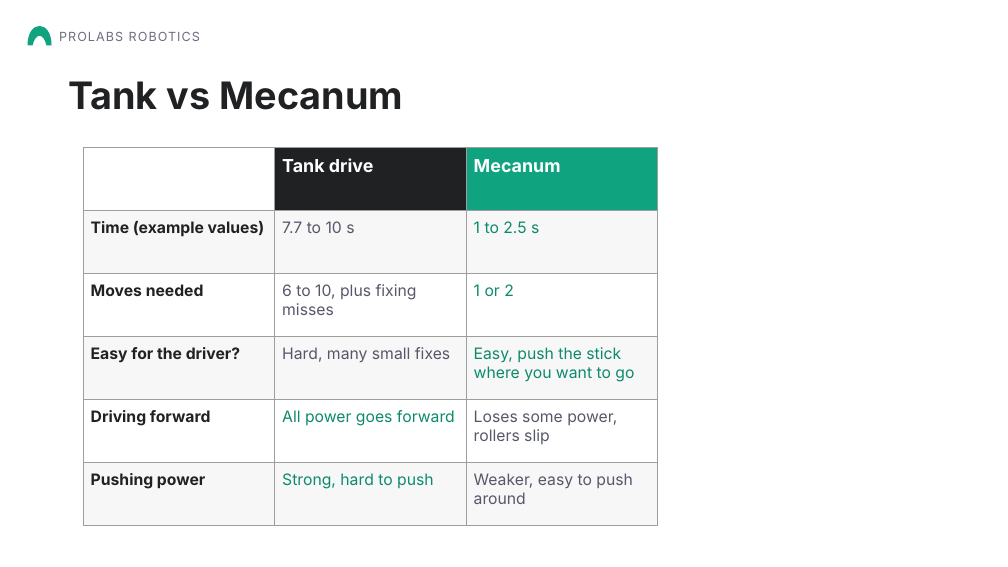
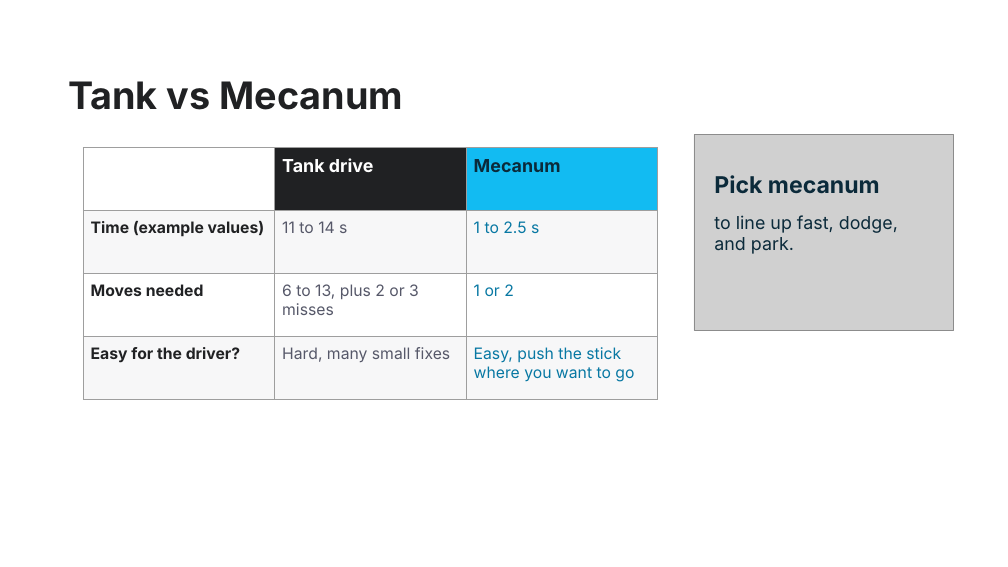
Before and after one commit to Aarav-111/FTC-Bangalore-Resources, a slide deck: slide 10 of 02-Chassis/Mecanum Wheels Presentation.pptx. Drawn at 1008x567 pixels with LibreOffice and Linux fonts; fonts in the diff are those of the drawing; grey boxes stand for pictures; background and template pictures are left out. Boxes give left, top, right and bottom in pixels: in the first picture for what was removed or moved away, otherwise in the second. Text is boxed around its words. In the diff, an @@ line names an element or a change of style, - is before the commit and + after.

Commit message:
Mecanum presentation: tank drive fails 2-3 times, light blue theme, Thank You page with QR codes, remove Prolabs Robotics

```diff
--- a/02-Chassis/Mecanum Wheels Presentation.pptx
+++ b/02-Chassis/Mecanum Wheels Presentation.pptx
@@ freeform shape removed at [27,27,51,45] @@
@@ text removed at [59,32,200,41] @@
-PROLABS ROBOTICS
@@ table at [83,147,657,395] @@
-row 2, column 2: 7.7 to 10 s
+row 2, column 2: 11 to 14 s
-row 3, column 2: 6 to 10, plus fixing misses
+row 3, column 2: 6 to 13, plus 2 or 3 misses
-row 5: Driving forward | All power goes forward | Loses some power, rollers slip
-row 6: Pushing power | Strong, hard to push | Weaker, easy to push around
@@ picture added at [694,135,954,330] @@
@@ text "Pick mecanum" at [714,175,880,194]: text colour #FFFFFF to #0B2A3A @@
@@ text "to line up fast, dodge, ..." at [714,215,898,254]: text colour #FFFFFF to #0B2A3A @@
```
Also in this commit, not shown: 19 other slides changed, 1 slide added, 1 slide removed, 1 other file.
